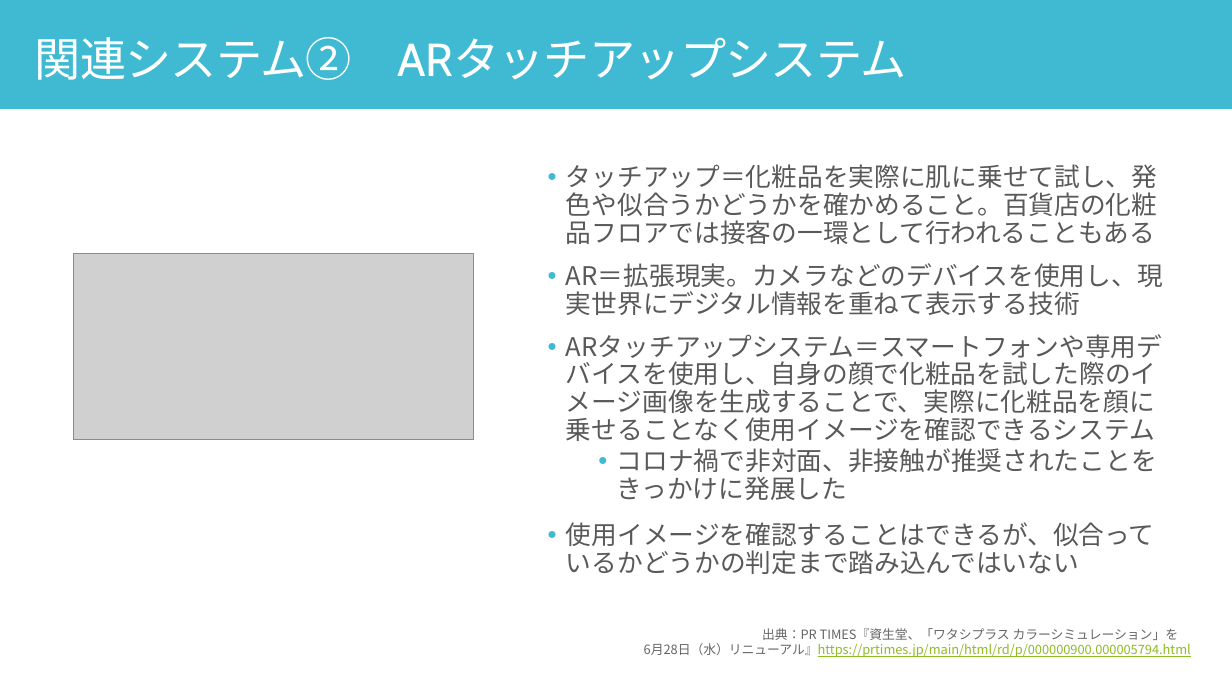
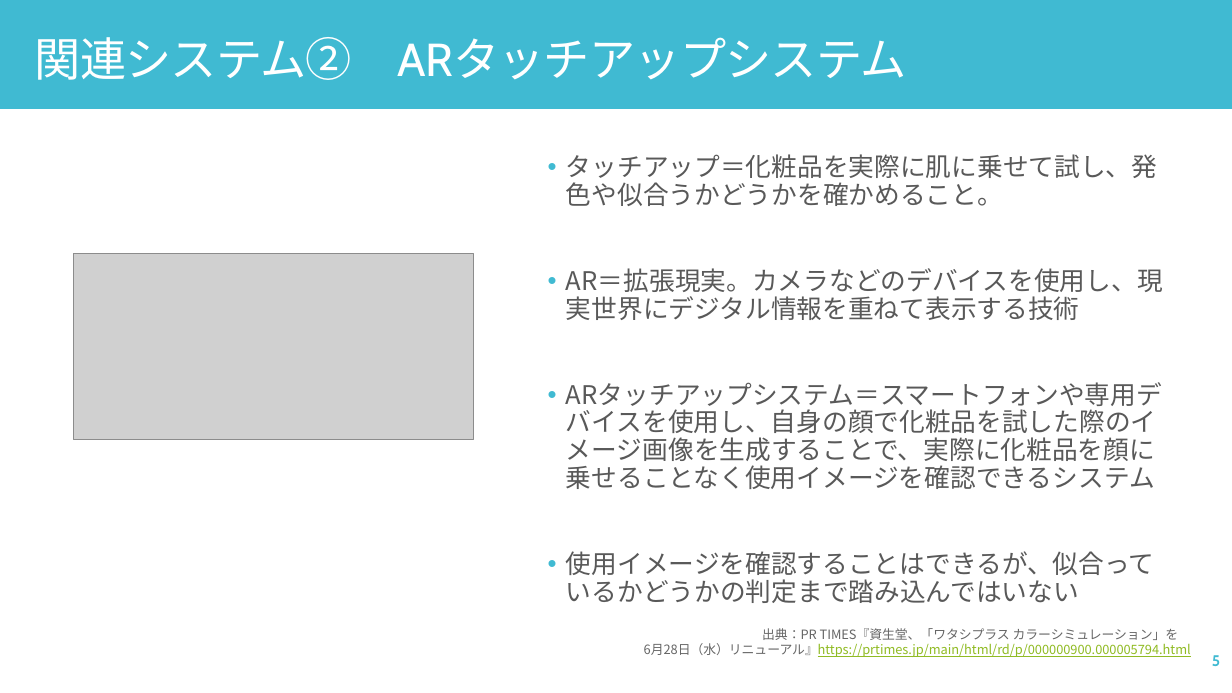
Before and after one commit to yuu5322/sci23, a slide deck: slide 5 of 口頭試問.pptx. Drawn at 1232x693 pixels with LibreOffice and Linux fonts; fonts in the diff are those of the drawing; grey boxes stand for pictures. Boxes give left, top, right and bottom in pixels: in the first picture for what was removed or moved away, otherwise in the second. Text is boxed around its words. In the diff, an @@ line names an element or a change of style, - is before the commit and + after.

```diff
--- a/口頭試問.pptx
+++ b/口頭試問.pptx
@@ text "タッチアップ＝化粧品を実際に肌に乗せて試し、発色や似合うかどうかを確かめること。": place and size @@
-text "タッチアップ＝化粧品を実際に肌に乗せて試し、発色や似合うかどうかを確かめること。" at (566, 164, 1163, 574)
+text "タッチアップ＝化粧品を実際に肌に乗せて試し、発色や似合うかどうかを確かめること。" at (566, 154, 1163, 603)
@@ text at (566, 154, 1157, 206): text changed @@
-• タッチアップ＝化粧品を実際に肌に乗せて試し、発色や似合うかどうかを確かめること。百貨店の化粧品フロアでは接客の一環として行われることもある
+• タッチアップ＝化粧品を実際に肌に乗せて試し、発色や似合うかどうかを確かめること。
@@ text at (617, 448, 1157, 500): paragraph removed @@
-  • コロナ禍で非対面、非接触が推奨されたことをきっかけに発展した
@@ page number added at (1212, 655, 1220, 666), 12 pt, text #40BAD2, bold @@
+5
```
Also in this commit, not shown: 17 other slides changed, 3 slides added, 3 slides removed.
